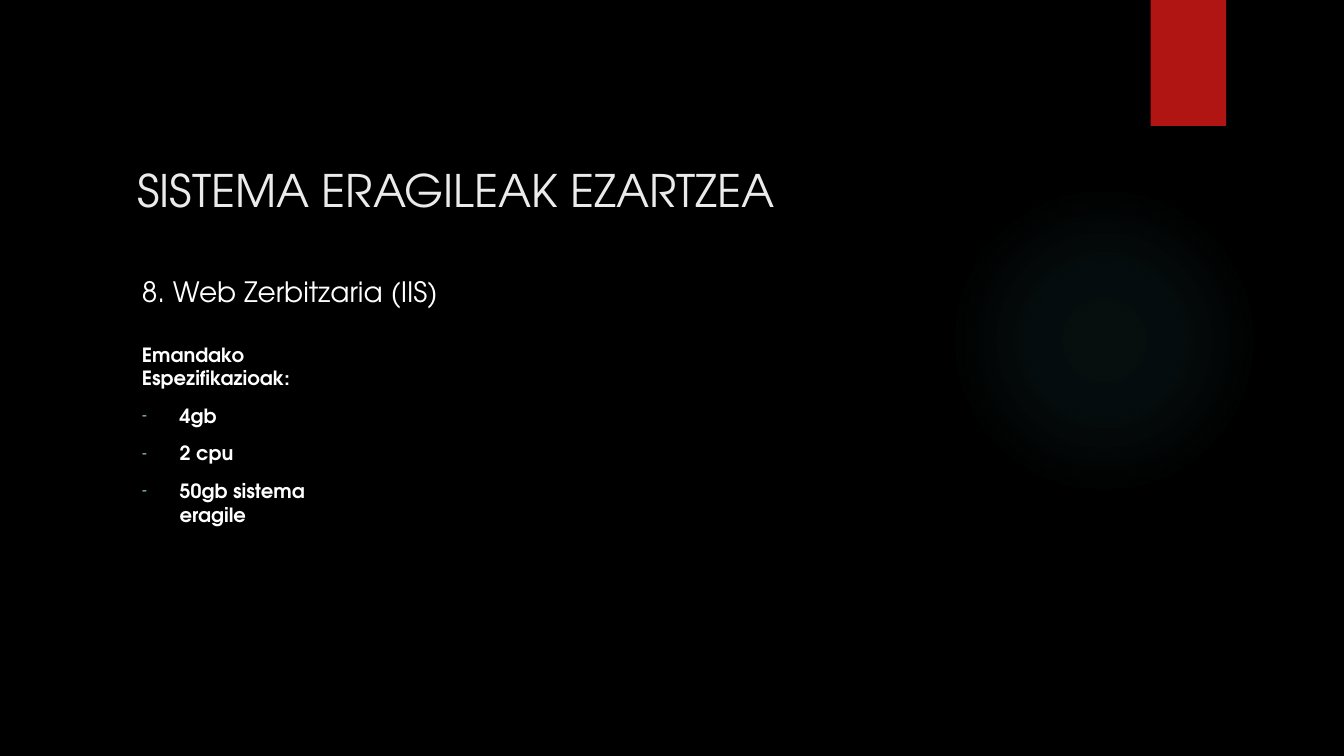
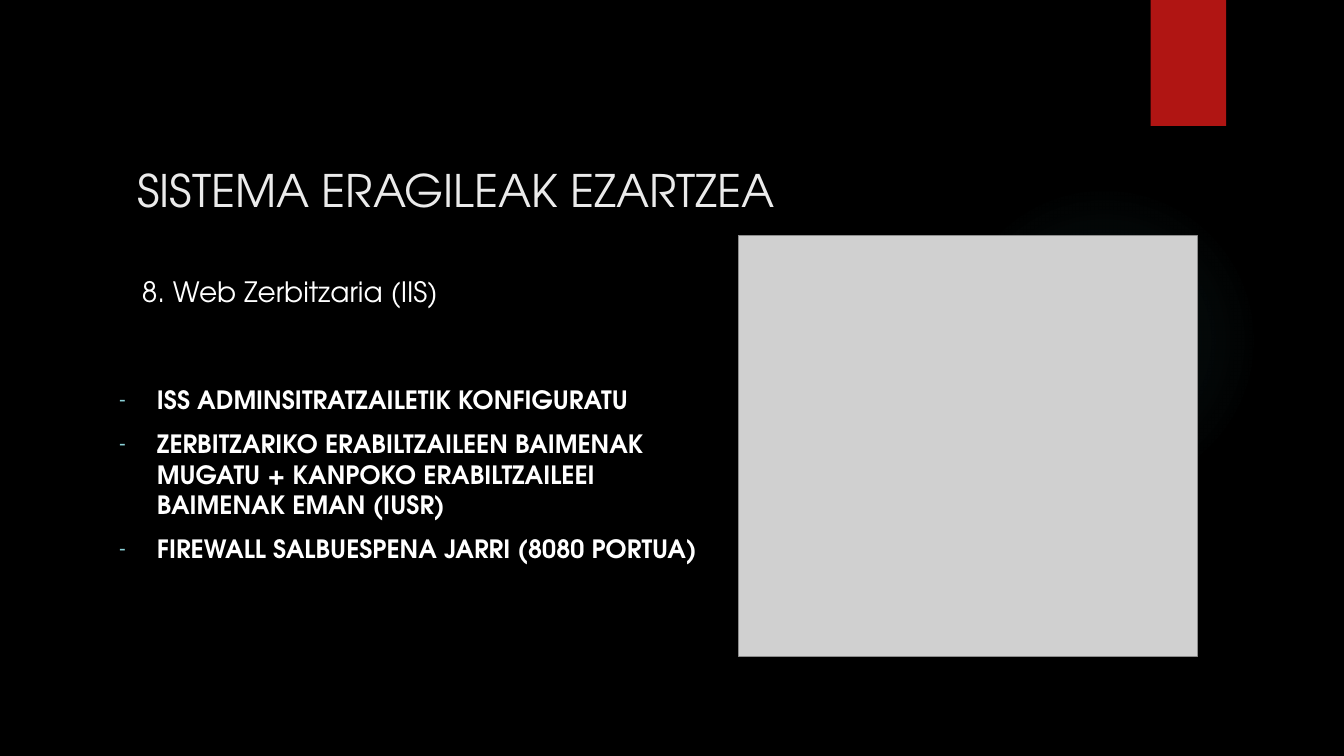
Before and after one commit to aldalurxabier-cmyk/1.-Erronka, a slide deck: slide 15 of Aurkezpena/1.Erronka Aurkezpena.pptx. Drawn at 1344x756 pixels with LibreOffice and Linux fonts; fonts in the diff are those of the drawing; grey boxes stand for pictures; background and template pictures are left out. Boxes give left, top, right and bottom in pixels: in the first picture for what was removed or moved away, otherwise in the second. Text is boxed around its words. In the diff, an @@ line names an element or a change of style, - is before the commit and + after.

```diff
--- a/Aurkezpena/1.Erronka Aurkezpena.pptx
+++ b/Aurkezpena/1.Erronka Aurkezpena.pptx
@@ picture added at (739, 236, 1198, 656) @@
@@ text at (157, 390, 697, 564): text changed; size 14 to 18 pt @@
-Emandako Espezifikazioak:
-– 4gb
-– 2 cpu
-– 50gb sistema eragile
+– ISS ADMINSITRATZAILETIK KONFIGURATU
+– ZERBITZARIKO ERABILTZAILEEN BAIMENAK MUGATU + KANPOKO ERABILTZAILEEI BAIMENAK EMAN (IUSR)
+– FIREWALL SALBUESPENA JARRI (8080 PORTUA)
```
Also in this commit, not shown: 5 other slides changed, 8 other files.
